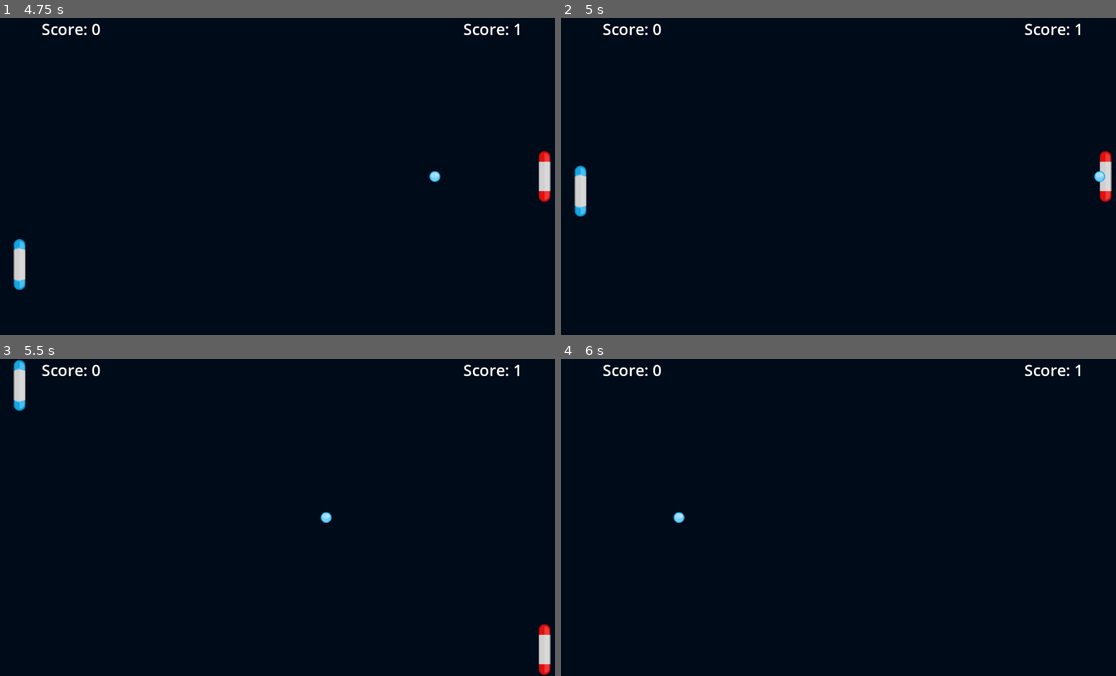
Above: before the commit, frames 1-4 (two rows, left to right).
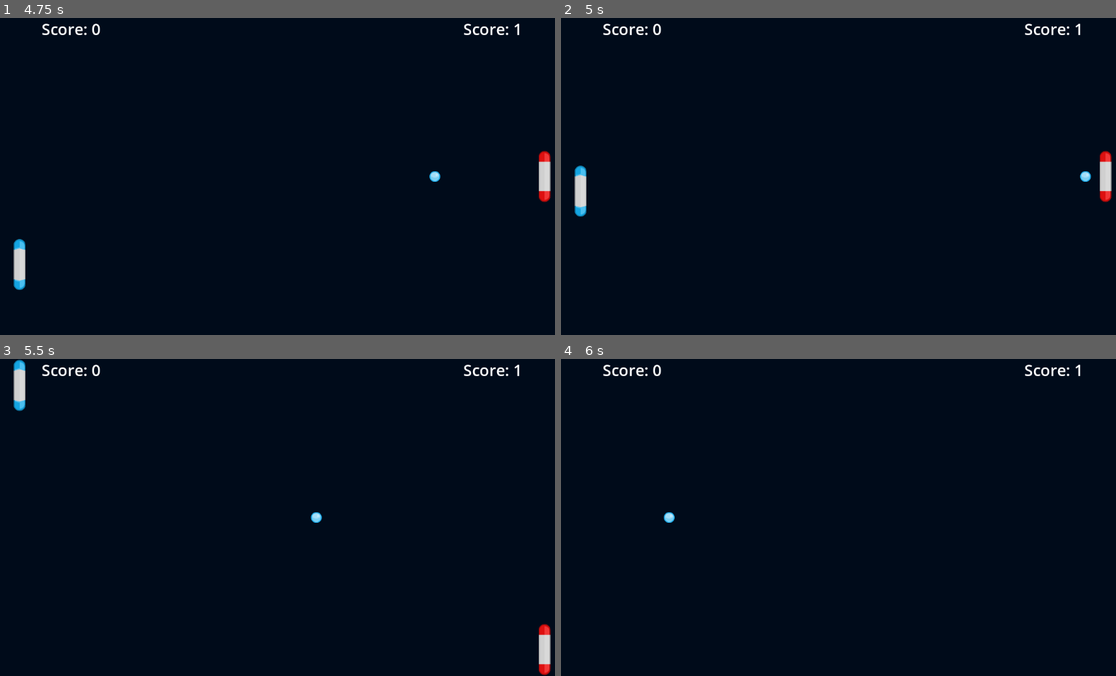
Above: after the commit, the same moments.

Repository: XCarCedo/Pong
Game: Godot game, scene res://Scenes/Game.tscn
Two runs of this game, one before a commit and one after it. Both use one fixed random seed, a clock stepped at 60 frames per second and the inputs below. The project has no main scene, so this scene is started directly.
Inputs:
- Up to frame 1 (4.75 s): tap Enter at 0.5 s; hold Down (p2_down) 0.53-1.28 s; hold W (p1_up) 0.53-2.03 s; tap Up (p2_up) at 1.35 s; tap Space (shoot_ball) at 2, 4.35 s; hold Space (shoot_ball) 2.03-2.78 s; hold S (p1_down) 2.03-4.28 s; tap Down (p2_down) at 2.85 s; hold Up (p2_up) 3.53-4.28 s; hold W (p1_up) from 4.28 s (still down)
- Up to frame 2 (5 s): keep holding W (p1_up)
- Up to frame 3 (5.5 s): keep holding W (p1_up); hold Down (p2_down) from 5.03 s (still down)
- Up to frame 4 (6 s): keep holding W (p1_up); release Down (p2_down) at 5.78 s; tap Up (p2_up) at 5.85 s

Frame 1 is identical in both runs. In frame 2, 0.1% of the frame differs, in the area x 93-99%, y 48-52%; in frame 3, 0.1%; in frame 4, 0.1%.

Commit message:
Used polyguns to create the rotation on hit

Diff:
--- a/Scenes/Paddle.tscn
+++ b/Scenes/Paddle.tscn
@@ -1,11 +1,7 @@
-[gd_scene load_steps=4 format=3 uid="uid://n0utc0vohpuc"]
+[gd_scene load_steps=3 format=3 uid="uid://n0utc0vohpuc"]
 
 [ext_resource type="Texture2D" uid="uid://ddtim4s3oa8vu" path="res://Assets/Game/paddleBlue.png" id="1_02faf"]
 [ext_resource type="Script" path="res://Scripts/Paddle.gd" id="1_ndgc7"]
-
-[sub_resource type="CapsuleShape2D" id="CapsuleShape2D_tjsmh"]
-radius = 12.0
-height = 104.0
 
 [node name="Paddle" type="StaticBody2D" groups=["paddle"]]
 script = ExtResource("1_ndgc7")
@@ -14,5 +10,5 @@
 rotation = 1.5708
 texture = ExtResource("1_02faf")
 
-[node name="CollisionShape2D" type="CollisionShape2D" parent="."]
-shape = SubResource("CapsuleShape2D_tjsmh")
+[node name="CollisionPolygon2D" type="CollisionPolygon2D" parent="."]
+polygon = PackedVector2Array(4, -52, 11, -46, 8, -39, 15, 0, 7, 40, 9, 48, 4, 52, -5, 52, -9, 49, -7, 40, -15, 0, -9, -39, -11, -46, -5, -52)
